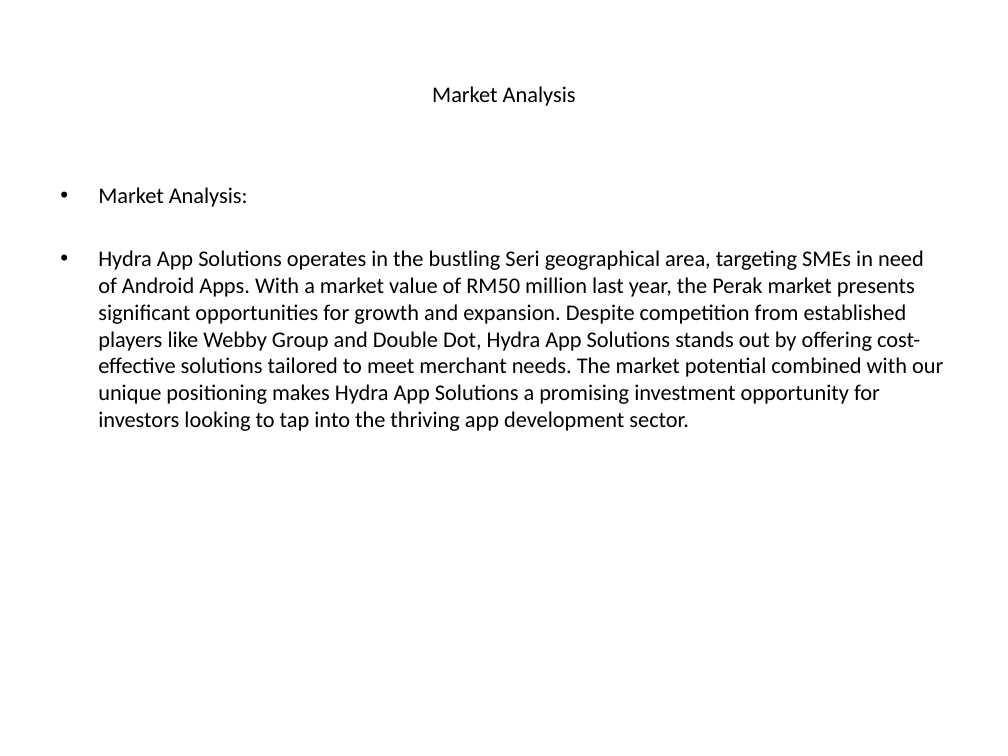
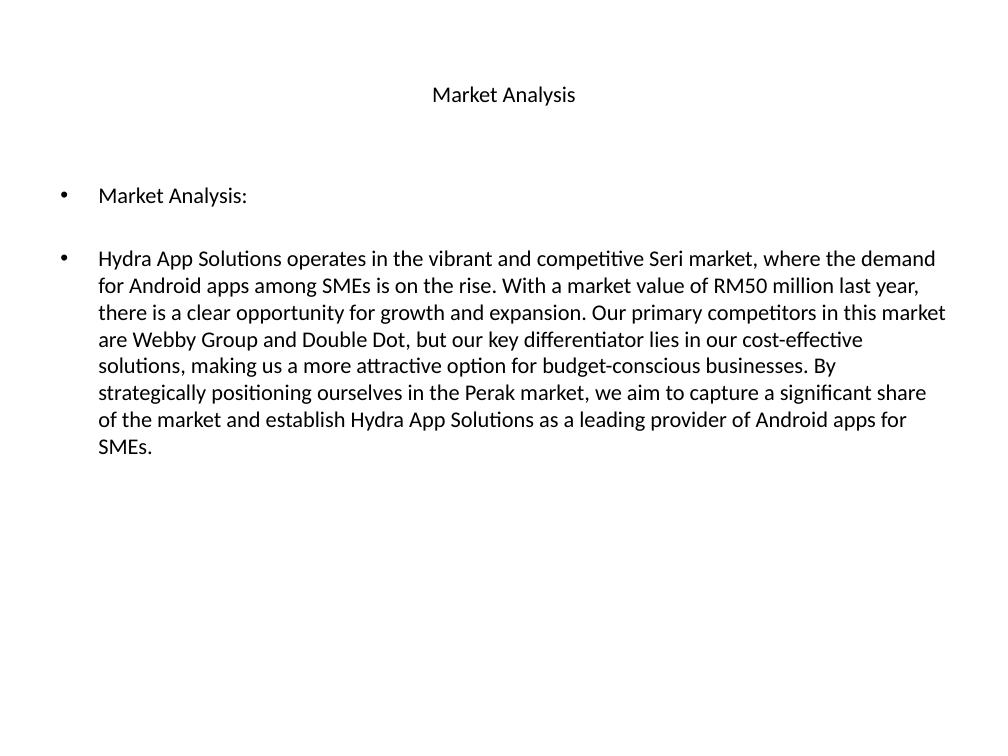
Before and after one commit to luhouyang/cantimagine, a slide deck: slide 3 of generated_ppt/_presentation.pptx. Drawn at 1008x756 pixels with LibreOffice and Linux fonts; fonts in the diff are those of the drawing. Boxes give left, top, right and bottom in pixels: in the first picture for what was removed or moved away, otherwise in the second. Text is boxed around its words. In the diff, an @@ line names an element or a change of style, - is before the commit and + after.

```diff
--- a/generated_ppt/_presentation.pptx
+++ b/generated_ppt/_presentation.pptx
@@ text at [98, 250, 946, 454]: text changed @@
-• Hydra App Solutions operates in the bustling Seri geographical area, targeting SMEs in need of Android Apps. With a market value of RM50 million last year, the Perak market presents significant opportunities for growth and expansion. Despite competition from established players like Webby Group and Double Dot, Hydra App Solutions stands out by offering cost-effective solutions tailored to meet merchant needs. The market potential combined with our unique positioning makes Hydra App Solutions a promising investment opportunity for investors looking to tap into the thriving app development sector.
+• Hydra App Solutions operates in the vibrant and competitive Seri market, where the demand for Android apps among SMEs is on the rise. With a market value of RM50 million last year, there is a clear opportunity for growth and expansion. Our primary competitors in this market are Webby Group and Double Dot, but our key differentiator lies in our cost-effective solutions, making us a more attractive option for budget-conscious businesses. By strategically positioning ourselves in the Perak market, we aim to capture a significant share of the market and establish Hydra App Solutions as a leading provider of Android apps for SMEs.
```
Also in this commit, not shown: 4 other slides changed.
